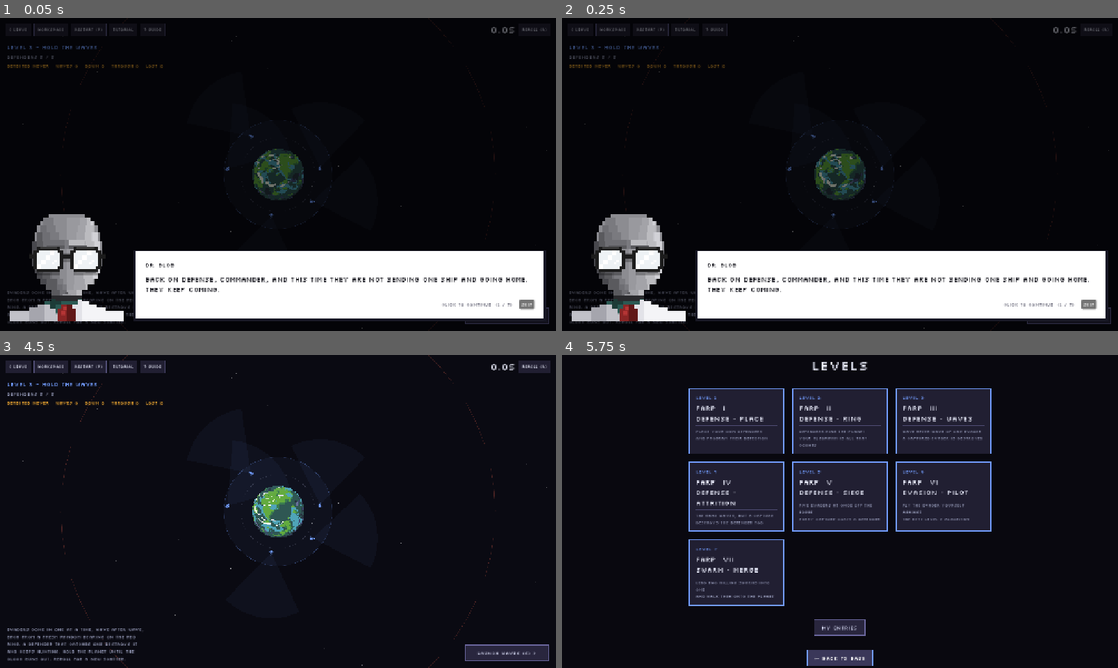
Above: before the commit, frames 1-4 (two rows, left to right).
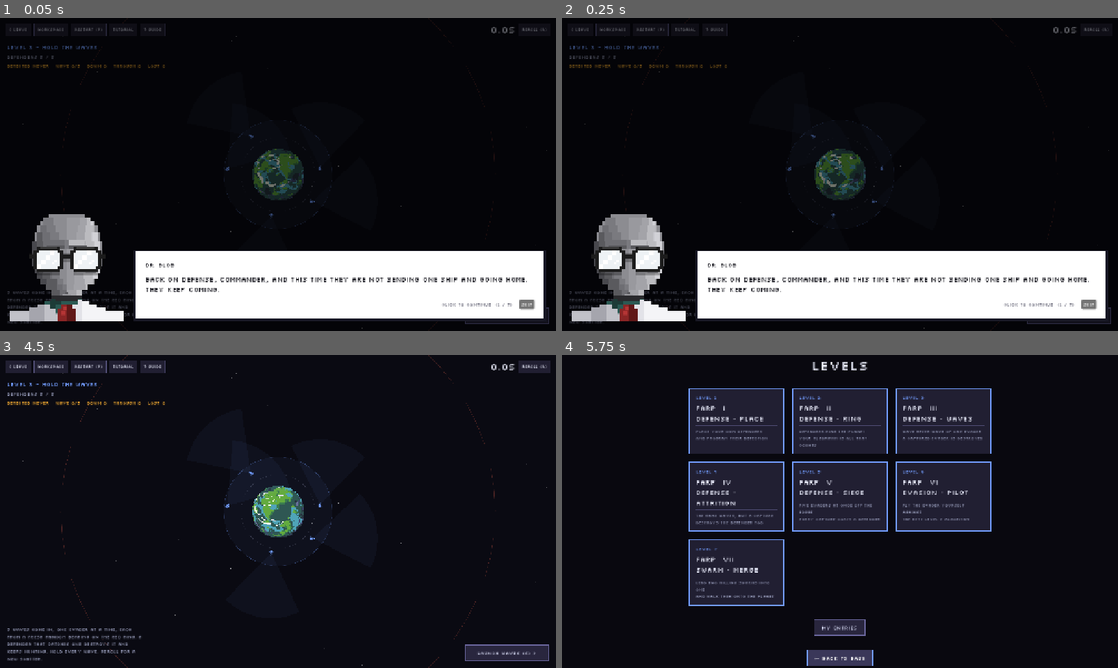
Above: after the commit, the same moments.

Repository: GMU-ASRC/astro-swarm
Game: Godot game, scene res://levels/modes/level3/Level3Scene.tscn
The game is run twice, just before and just after one commit, with the same random seed, the same clock (stepped at 60 frames per second) and the same inputs. This scene is started directly instead of the project's main scene.
Inputs:
- Up to frame 1 (0.05 s): no input
- Up to frame 2 (0.25 s): no input
- Up to frame 3 (4.5 s): click "RESTART (P)" at 0.5 s; click "RESTART (P)" at 1.25 s; click "RESTART (P)" at 2 s; click "LAUNCH WAVES (S) >" at 2.75 s; click "LAUNCH WAVES (S) >" at 3.5 s; click "SKIP" at 4.25 s
- Up to frame 4 (5.75 s): click "< LEAVE" at 5 s

The runs differ from the first frame. In frame 1, 0.3% of the frame differs, in the area x 1-30%, y 14-98%; in frame 2, 0.3%; in frame 3, 0.8%; in frame 4, nothing differs.

Commit message:
Cap the wave levels at five waves in game

Diff:
--- a/levels/modes/WaveBase.gd
+++ b/levels/modes/WaveBase.gd
@@ -1,6 +1,7 @@
 extends "res://levels/modes/AssaultBase.gd"
 
 const WAVE_GAP_SECONDS := 1.5 # seconds between one evader resolving and the next wave launching
+const MAX_WAVES        := 5   # count, waves the level plays before the run is over
 
 var _wave: int = 0
 var _gap_left: float = 0.0
@@ -22,8 +23,8 @@
 
 func _wave_hint() -> String:
 	if _has_attrition():
-		return "One evader at a time, wave after wave. Every capture costs the defender that made it, so the run ends when your line is gone or the clock runs out."
-	return "One evader at a time, wave after wave. A defender that catches one survives and takes the next. Hold until the clock runs out."
+		return "One evader at a time, %d waves in all. Every capture costs the defender that made it, so the run ends early if your line is gone." % MAX_WAVES
+	return "One evader at a time, %d waves in all. A defender that catches one survives and takes the next. Hold all %d." % [MAX_WAVES, MAX_WAVES]
 
 func _launch_wave():
 	_wave += 1
@@ -40,6 +41,9 @@
 	if not _evaders.is_empty():
 		_gap_left = WAVE_GAP_SECONDS
 		return
+	if _wave >= MAX_WAVES:
+		_finish("cleared")
+		return
 	_gap_left -= get_process_delta_time()
 	if _gap_left <= 0.0:
 		_launch_wave()
@@ -50,18 +54,18 @@
 	if _phase == Phase.SETUP:
 		_count_label.text = "DEFENDERS %d / %d" % [_defender_ships.size(), RING_COUNT]
 	else:
-		_count_label.text = "DEFENDERS %d   WAVE %d   DOWN %d   THROUGH %d" % [
-			_live_defenders(), _wave, _destroyed, _breached
+		_count_label.text = "DEFENDERS %d   WAVE %d/%d   DOWN %d   THROUGH %d" % [
+			_live_defenders(), _wave, MAX_WAVES, _destroyed, _breached
 		]
 
 func _update_event_label():
-	_event_label.text = "DETECTED %s   WAVES %d   DOWN %d   THROUGH %d   LOST %d" % [
-		_time_text(_detect_time), _wave, _destroyed, _breached, _defenders_lost
+	_event_label.text = "DETECTED %s   WAVE %d/%d   DOWN %d   THROUGH %d   LOST %d" % [
+		_time_text(_detect_time), _wave, MAX_WAVES, _destroyed, _breached, _defenders_lost
 	]
 
 func _event_summary() -> String:
-	return "First detection: %s\nWaves launched: %d\nEvaders destroyed: %d\nEvaders that reached the planet: %d%s" % [
-		_time_text(_detect_time), _wave, _destroyed, _breached, _attrition_summary()
+	return "First detection: %s\nWaves launched: %d of %d\nEvaders destroyed: %d\nEvaders that reached the planet: %d%s" % [
+		_time_text(_detect_time), _wave, MAX_WAVES, _destroyed, _breached, _attrition_summary()
 	]
 
 func _show_outcome(reason: String):
@@ -70,9 +74,16 @@
 	var headline: String
 	if reason == "overrun":
 		title = "LINE WIPED OUT"
-		headline = "Every defender was spent. %d evaders were destroyed and %d reached the planet." % [_destroyed, _breached]
+		headline = "Every defender was spent after %d of the %d waves. %d evaders were destroyed and %d reached the planet." % [
+			_wave, MAX_WAVES, _destroyed, _breached
+		]
+	elif reason == "timeout":
+		title = "OUT OF TIME"
+		headline = "The clock ran out during wave %d of %d, with %d destroyed and %d through." % [
+			_wave, MAX_WAVES, _destroyed, _breached
+		]
 	elif held:
-		headline = "The clock ran out with every one of the %d waves stopped." % _wave
+		headline = "All %d waves were stopped and nothing touched the planet." % MAX_WAVES
 	else:
 		headline = "%d of the %d evaders sent reached the planet." % [_breached, _launched]
 	_phase_label.text = title
--- a/levels/modes/level3/Level3Scene.gd
+++ b/levels/modes/level3/Level3Scene.gd
@@ -7,18 +7,18 @@
 	return "LEVEL 3 - HOLD THE WAVES"
 
 func _level_subtitle() -> String:
-	return "Evaders come in one at a time, wave after wave, each from a fresh random bearing on the red ring. A defender that catches one destroys it and keeps hunting. Hold the planet until the clock runs out. REROLL for a new scatter."
+	return "%d waves come in, one evader at a time, each from a fresh random bearing on the red ring. A defender that catches one destroys it and keeps hunting. Hold every wave. REROLL for a new scatter." % MAX_WAVES
 
 func _walkthrough_lines() -> Array:
 	return [
-		"GOAL: keep every evader off the planet for the whole run.",
+		"GOAL: keep every one of the %d waves off the planet." % MAX_WAVES,
 		"1.  %d defenders are dropped at random inside the blue placement ring, exactly as in Level 2." % RING_COUNT,
 		"2.  Open WORKSPACE and write the algorithm all of them run. You cannot move them by hand.",
 		"3.  Press LAUNCH WAVES. One evader spawns on the red ring at a random bearing and drives straight at the planet.",
-		"4.  The moment that evader is resolved the next wave launches, and it keeps going until the clock runs out.",
+		"4.  The moment that evader is resolved the next wave launches, up to %d waves in all." % MAX_WAVES,
 		"5.  A defender that touches an evader destroys it. The defender survives and takes the next wave.",
 		"6.  Every evader that reaches the planet is counted. The run is clean only if none of them do.",
-		"7.  The server benchmarks your algorithm over many runs and reports the share of evaders you destroyed.",
+		"7.  The server benchmarks your algorithm over far longer runs than the %d waves you play here, and reports the share of evaders you destroyed." % MAX_WAVES,
 		"Scroll to zoom, middle-drag to pan.",
 	]
 
@@ -28,6 +28,7 @@
 		"Each wave picks a fresh bearing, so a layout that leaves one arc uncovered will be found eventually.",
 		"WHEN SEES ENEMY with DO FACE and DO FORWARD turns a sighting into a capture. Without it you will watch evaders sail past.",
 		"A defender that chased the last wave out to the ring is out of position for the next one. Give it a reason to come home.",
+		"The server keeps throwing waves long past the %d you see here, so an algorithm that only survives the opening will score badly." % MAX_WAVES,
 		"Speed matters more than in Level 2 - the waves do not wait for a slow defender to get back.",
 		"REROLL a few scatters before you settle. The server benchmarks the layout you launched with.",
 	]
--- a/levels/modes/level4/Level4Scene.gd
+++ b/levels/modes/level4/Level4Scene.gd
@@ -10,27 +10,28 @@
 	return "LEVEL 4 - TRADE FOR THE PLANET"
 
 func _level_subtitle() -> String:
-	return "The same wave after wave, with one change: a capture destroys the defender that made it. You have %d bodies to spend, and the run ends when they are gone. REROLL for a new scatter." % RING_COUNT
+	return "The same %d waves, with one change: a capture destroys the defender that made it. You have %d bodies to spend, and the run ends early if they are gone. REROLL for a new scatter." % [MAX_WAVES, RING_COUNT]
 
 func _walkthrough_lines() -> Array:
 	return [
-		"GOAL: stop as many evaders as you can before your line is spent.",
+		"GOAL: stop all %d waves before your line is spent." % MAX_WAVES,
 		"1.  %d defenders are dropped at random inside the blue placement ring, exactly as in Level 3." % RING_COUNT,
 		"2.  Open WORKSPACE and write the algorithm all of them run.",
 		"3.  Press LAUNCH WAVES. One evader spawns on the red ring at a random bearing and drives straight at the planet.",
 		"4.  A capture destroys BOTH ships. Every evader you stop costs you a defender.",
 		"5.  The next wave launches as soon as the last one is resolved, so the line has to cover more sky each time it thins.",
-		"6.  The run ends when the last defender is gone or the clock runs out, whichever comes first.",
-		"7.  The server benchmarks your algorithm over many runs and reports the share of evaders destroyed and the defenders lost.",
+		"6.  There are %d waves, and the run ends early if the last defender is gone." % MAX_WAVES,
+		"7.  The server benchmarks your algorithm over far longer runs than the %d waves you play here, and reports the share of evaders destroyed and the defenders lost." % MAX_WAVES,
 		"Scroll to zoom, middle-drag to pan.",
 	]
 
 func _hint_lines() -> Array:
 	return [
-		"With %d defenders you get at most %d captures, so every body you spend badly is a wave you will not be there for." % [RING_COUNT, RING_COUNT],
+		"With %d defenders you get at most %d captures across the %d waves, so every body you spend badly is a wave you will not be there for." % [RING_COUNT, RING_COUNT, MAX_WAVES],
 		"Every capture thins your line, so the defenders that are left have to cover more sky than they did a moment ago.",
 		"An algorithm that sends every defender at the same evader wastes the trade. WHEN SEES ALLY with a turn keeps them apart.",
 		"A defender that ignores a distant evader and holds its arc may be worth more than one that trades itself early.",
 		"Spreading the scatter matters more than in Level 3, because a dead defender leaves a hole nothing fills.",
+		"The server keeps throwing waves long past the %d you see here, until your line is spent, so a trade you can afford now may not be one you can afford later." % MAX_WAVES,
 		"REROLL a few scatters before you settle. The server benchmarks the layout you launched with.",
 	]
--- a/ui/tutorial/LevelTutorialLines.gd
+++ b/ui/tutorial/LevelTutorialLines.gd
@@ -43,12 +43,12 @@
 static func _level_three() -> Array:
 	return [
 		{"id": 1, "text": "Back on defense, Commander, and this time they are not sending one ship and going home. They keep coming."},
-		{"id": 2, "text": "One evader at a time, wave after wave. The moment your line settles a kill, the next one launches off the red ring on a fresh bearing."},
+		{"id": 2, "text": "One evader at a time, five waves in all. The moment your line settles a kill, the next one launches off the red ring on a fresh bearing."},
 		{"id": 3, "text": "Your five defenders are scattered for you, same as level two, and they all run whatever you write in the workspace. No placing by hand here."},
 		{"id": 4, "text": "The good news is that a defender survives the kill. Touch an evader and it is gone, and your defender is still standing for the next wave."},
 		{"id": 5, "text": "Every bearing gets used eventually, so an arc you left uncovered will be found. There is no lucky angle to hide behind over a whole run."},
 		{"id": 6, "text": "A defender that chased the last wave halfway to the ring is out of position for the next one. Give them a reason to come home."},
-		{"id": 7, "text": "Hold until the clock runs out. I count every evader you destroy and every one that touches the planet. Watch the ring, Commander."},
+		{"id": 7, "text": "Hold all five and nothing touches the planet. Out on the server I keep throwing waves at your algorithm long past five, until there is nothing left to throw them at, so build something that lasts. Watch the ring, Commander."},
 	]
 
 static func _level_four() -> Array:
@@ -58,8 +58,8 @@
 		{"id": 3, "text": "Five defenders means five kills, and not one more. Two defenders piling onto the same evader is a body wasted and a wave you will not be there for."},
 		{"id": 4, "text": "So keep them apart. When sees ally with a turn is worth far more here than it ever was on the earlier levels."},
 		{"id": 5, "text": "Every kill thins your line, and the defenders still standing have to cover the sky the dead one was watching. Nothing comes back."},
-		{"id": 6, "text": "The run ends when the last defender is gone or the clock runs out, whichever finds you first. I report how many you destroyed, how many got through, and how many bodies it cost."},
-		{"id": 7, "text": "Sometimes the right answer is to let a far one go and hold your arc. Spend them wisely, Commander."},
+		{"id": 6, "text": "Five waves here, and the run ends early if the last defender goes. I report how many you destroyed, how many got through, and how many bodies it cost."},
+		{"id": 7, "text": "Out on the server I do not stop at five. I keep sending them until your line is gone, so a trade you can afford in the fifth wave may be one you cannot afford in the fifteenth. Spend them wisely, Commander."},
 	]
 
 static func _level_five() -> Array:
Not shown, changed: README.md
Not shown, changed: va/levels/farp3/voice.md
Not shown, changed: va/levels/farp4/voice.md
